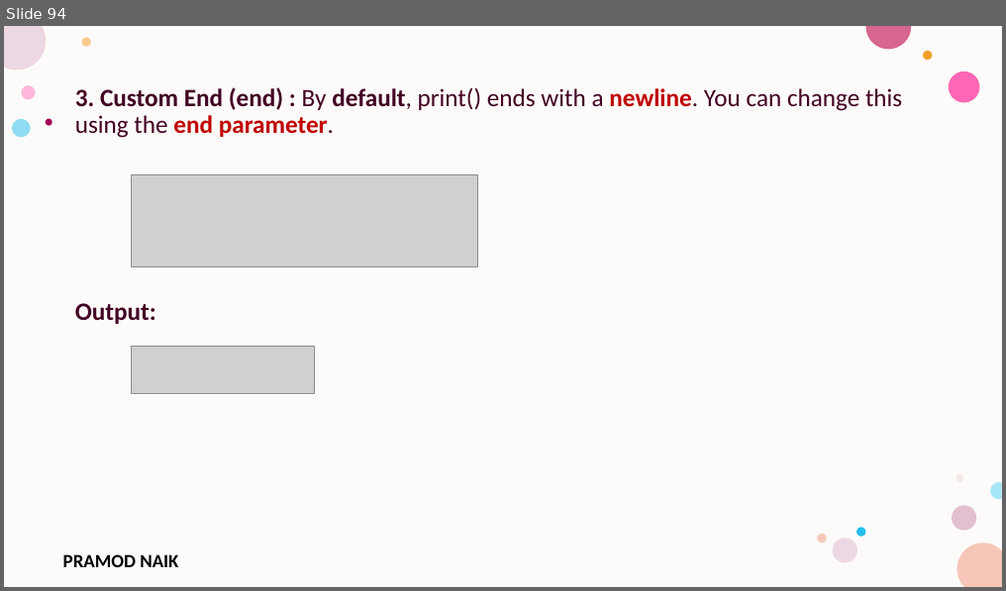
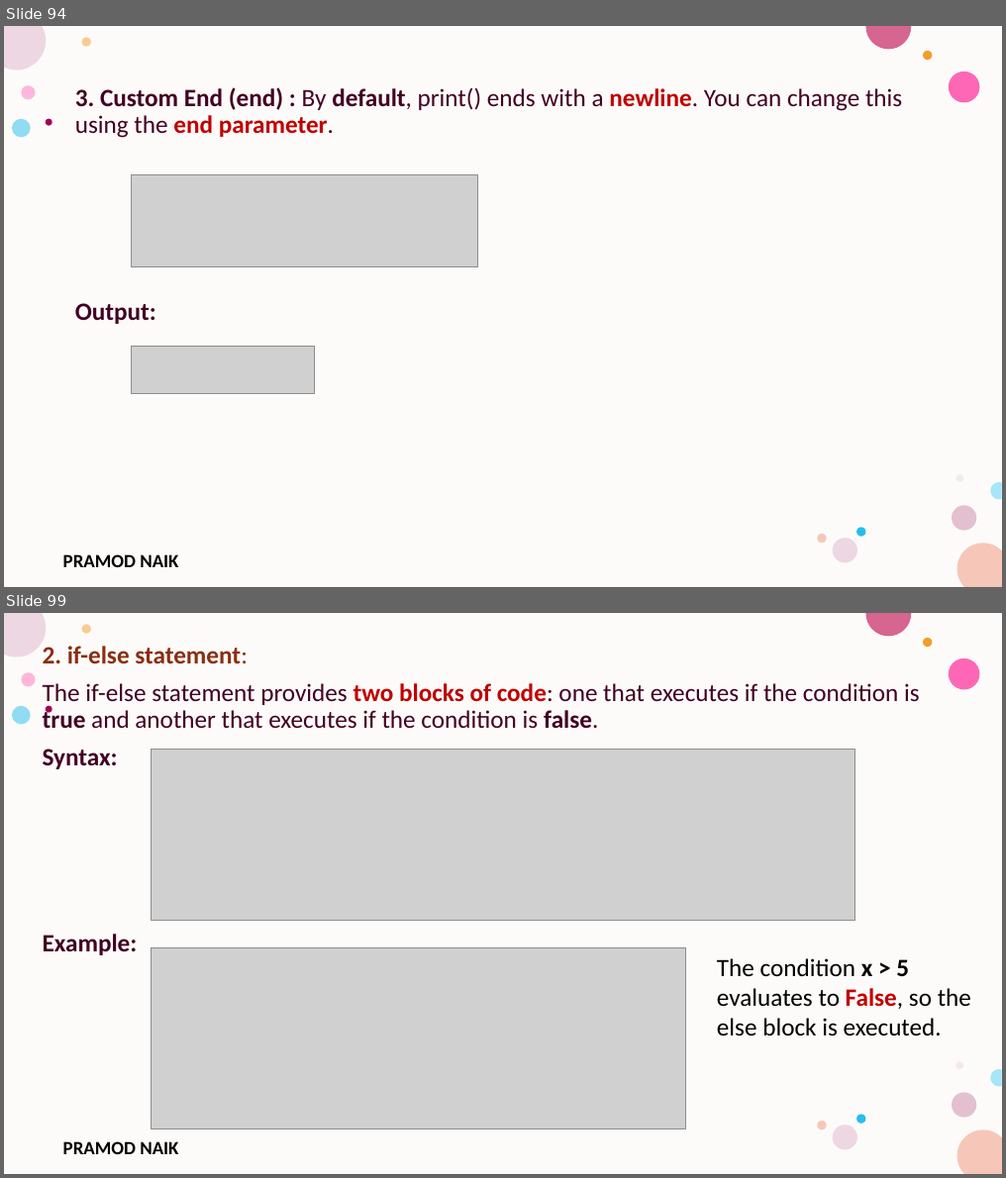
Before and after one commit to PRAMOD-VISHNU-NAIK/MCA-4th-Sem-Python-Shridevi-College, a slide deck: Theory Class-Notes/Module-1 Python Basic Concepts and Programming.pptx. Shown one above the other, each under a label of ours: slide 94 before the commit, slides 94 and 99 after it; the slides between them are not shown. The pictures are 1006x591 and 1006x1178 pixels, drawn with LibreOffice and Linux fonts; fonts in the diff are those of the drawing; grey boxes stand for pictures; background and template pictures are left out. Boxes give left, top, right and bottom in pixels: in the first picture for what was removed or moved away, otherwise in the second. Text is boxed around its words. In the diff, an @@ line names an element or a change of style, - is before the commit and + after.

```diff
--- a/Theory Class-Notes/Module-1 Python Basic Concepts and Programming.pptx
+++ b/Theory Class-Notes/Module-1 Python Basic Concepts and Programming.pptx
@@ slide 99 added at [4, 613, 1002, 1174], background #FFFFFF; not listed: 17 template elements that a slide beside it also shows @@
@@ text added at [43, 646, 920, 956], 24 pt, text #420023 @@
+2. if-else statement:
+The if-else statement provides two blocks of code: one that executes if the condition is true and another that executes if the condition is false.
+Syntax:
+Example:
@@ picture added at [151, 750, 856, 921] @@
@@ picture added at [151, 949, 686, 1130] @@
@@ text added at [717, 959, 971, 1037], 24 pt, text #000000 @@
+The condition x > 5 evaluates to False, so the else block is executed.
```
Also in this commit, not shown: 1 slide changed, 42 other slides added, 1 slide removed.
